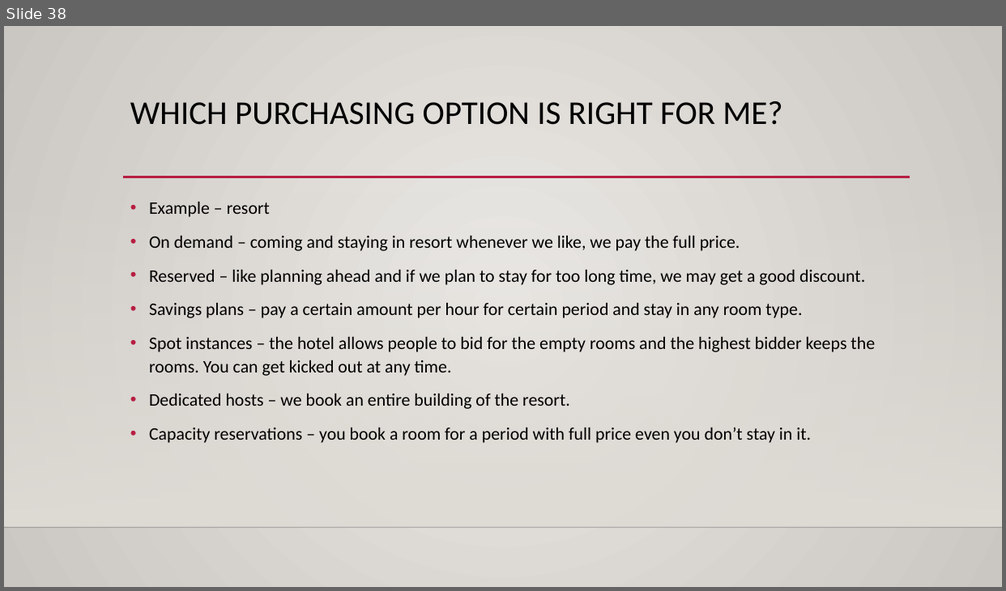
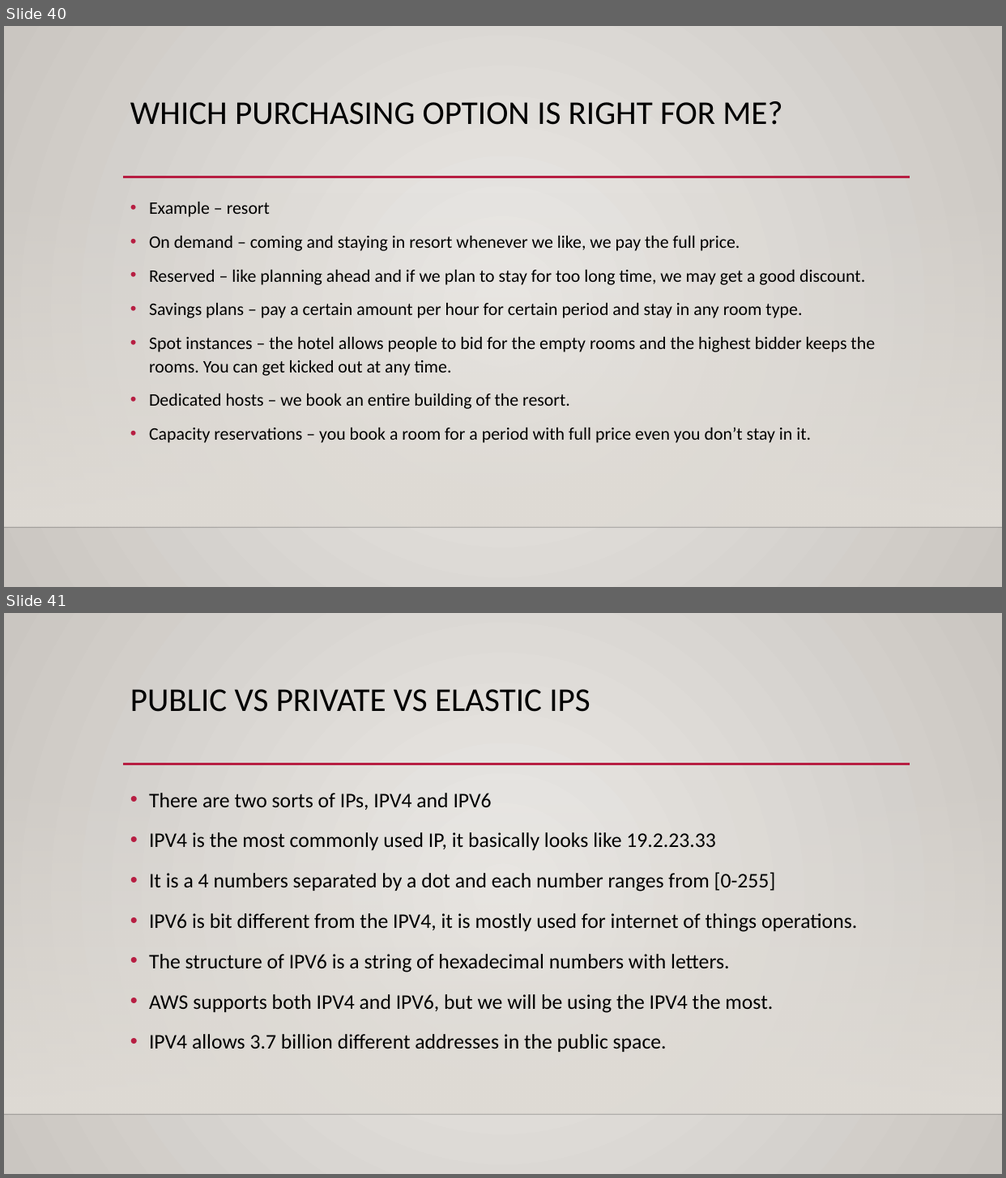
Before and after one commit to kushalnaidu007/AWS-Solution-Architect, a slide deck: AWS-SAA.pptx. Shown one above the other, each under a label of ours: slide 38 before the commit, slides 40 and 41 after it. The pictures are 1006x591 and 1006x1178 pixels, drawn with LibreOffice and Linux fonts; fonts in the diff are those of the drawing; background and template pictures are left out. Boxes give left, top, right and bottom in pixels: in the first picture for what was removed or moved away, otherwise in the second. Text is boxed around its words. In the diff, an @@ line names an element or a change of style, - is before the commit and + after.

```diff
--- a/AWS-SAA.pptx
+++ b/AWS-SAA.pptx
@@ slide 41 added at box(4, 613, 1002, 1174), background gradient #ECEAE7 to #CAC7C1; not listed: 3 template elements that a slide beside it also shows @@
@@ title added at box(130, 689, 590, 712), 32 pt, text #000000 @@
+PUBLIC VS PRIVATE VS ELASTIC IPS
@@ text added at box(149, 793, 857, 1052), 20 pt, text #000000 @@
+• There are two sorts of IPs, IPV4 and IPV6
+• IPV4 is the most commonly used IP, it basically looks like 19.2.23.33
+• It is a 4 numbers separated by a dot and each number ranges from [0-255]
+• IPV6 is bit different from the IPV4, it is mostly used for internet of things operations.
+• The structure of IPV6 is a string of hexadecimal numbers with letters.
+• AWS supports both IPV4 and IPV6, but we will be using the IPV4 the most.
+• IPV4 allows 3.7 billion different addresses in the public space.
@@ what was slide 38 is now slide 40 @@
```
Also in this commit, not shown: 13 other slides added.
